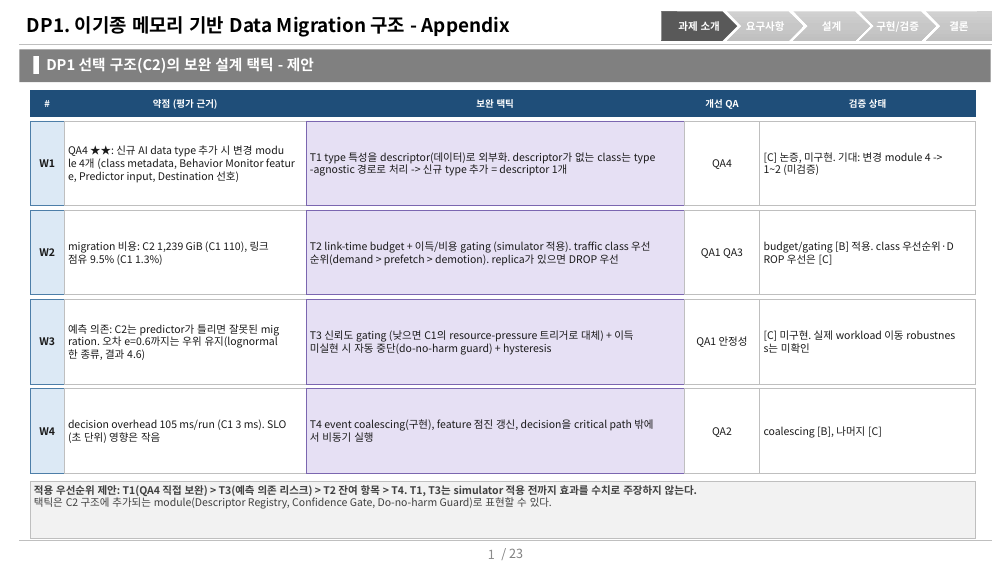
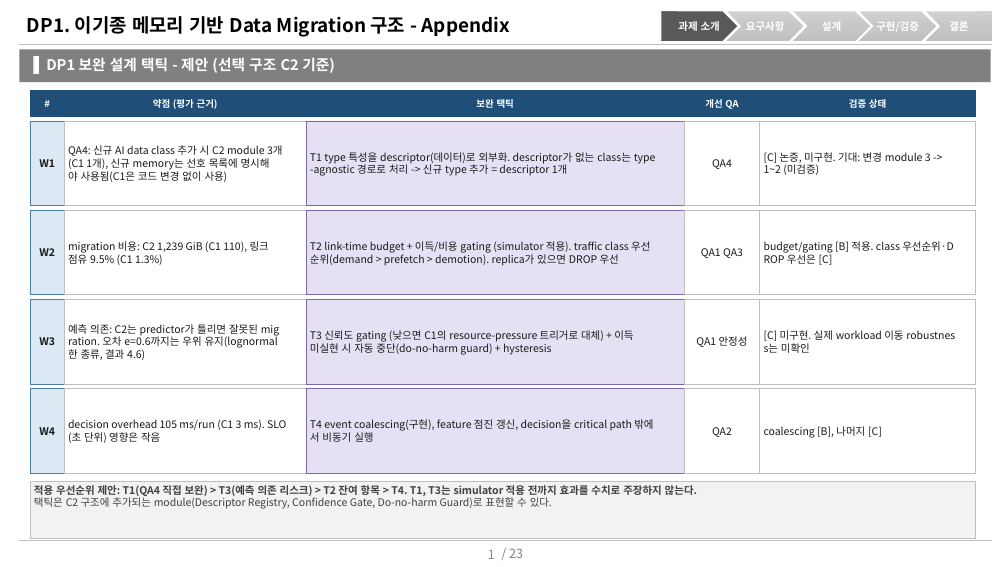
Before and after one commit to mkim0628/vllm, a slide deck: slide 1 of doc-mk/DP1/DP1-complement-design-tactics.pptx. Drawn at 1008x567 pixels with LibreOffice and Linux fonts; fonts in the diff are those of the drawing. Boxes give left, top, right and bottom in pixels: in the first picture for what was removed or moved away, otherwise in the second. Text is boxed around its words. In the diff, an @@ line names an element or a change of style, - is before the commit and + after.

```diff
--- a/doc-mk/DP1/DP1-complement-design-tactics.pptx
+++ b/doc-mk/DP1/DP1-complement-design-tactics.pptx
@@ text at <box>46,58,335,73</box>: text changed @@
-DP1 선택 구조(C2)의 보완 설계 택틱 - 제안
+DP1 보완 설계 택틱 - 제안 (선택 구조 C2 기준)
@@ text in rectangle at <box>68,145,282,182</box>: text changed @@
-QA4 ★★: 신규 AI data type 추가 시 변경 modu
-le 4개 (class metadata, Behavior Monitor featur
-e, Predictor input, Destination 선호)
+QA4: 신규 AI data class 추가 시 C2 module 3개
+(C1 1개), 신규 memory는 선호 목록에 명시해
+야 사용됨(C1은 코드 변경 없이 사용)
@@ text in rectangle at <box>764,152,931,163</box>: text changed @@
-[C] 논증, 미구현. 기대: 변경 module 4 ->
+[C] 논증, 미구현. 기대: 변경 module 3 ->
```
Also in this commit, not shown: 16 other files.
